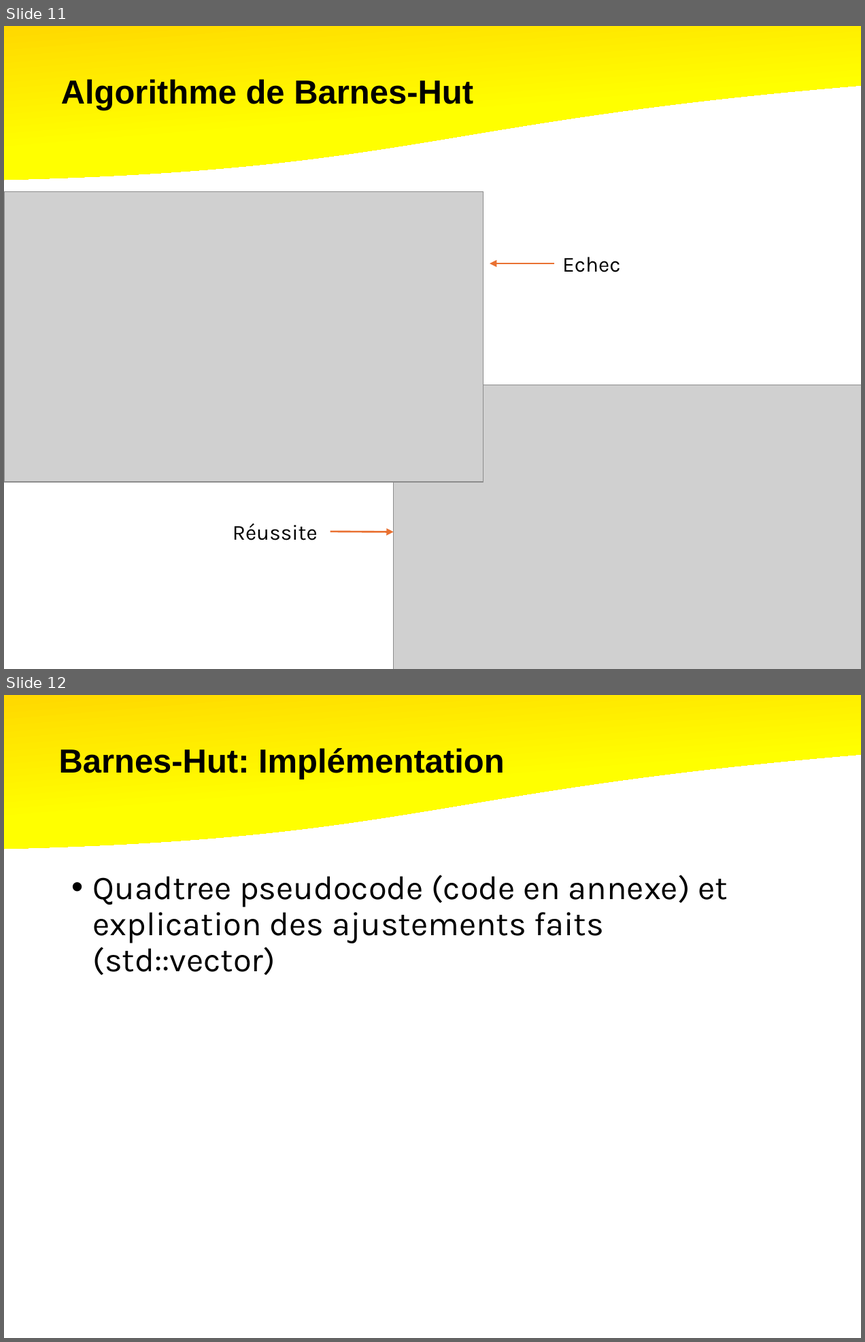
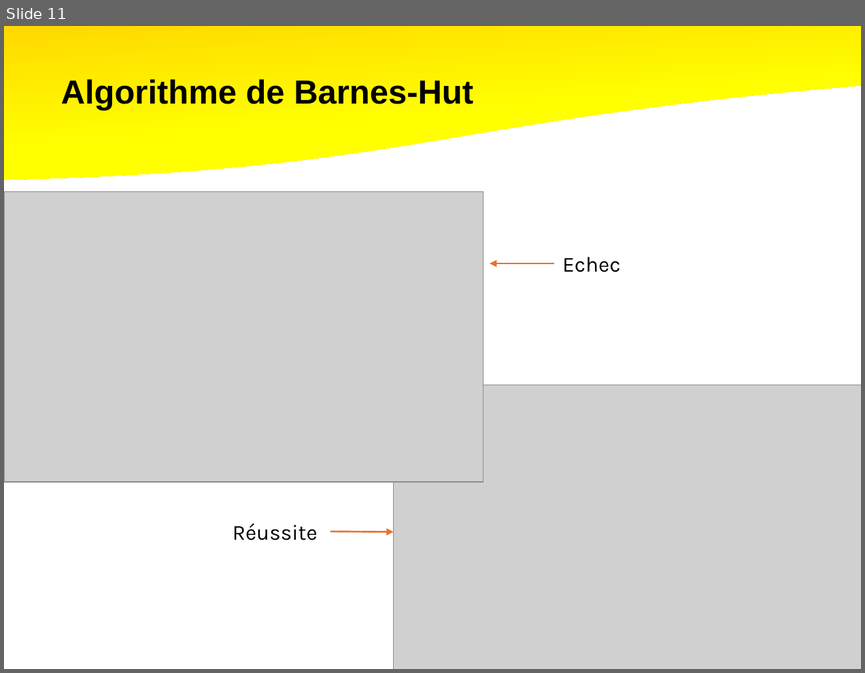
Before and after one commit to rfaucon2/TIPI_Spe, a slide deck: Diapo/TIPE-Spe.pptx. Shown one above the other, each under a label of ours: slides 11 and 12 before the commit, slide 11 after it. The pictures are 865x1342 and 865x673 pixels, drawn with LibreOffice and Linux fonts; fonts in the diff are those of the drawing; grey boxes stand for pictures. Boxes give left, top, right and bottom in pixels: in the first picture for what was removed or moved away, otherwise in the second. Text is boxed around its words. In the diff, an @@ line names an element or a change of style, - is before the commit and + after.

```diff
--- a/Diapo/TIPE-Spe.pptx
+++ b/Diapo/TIPE-Spe.pptx
@@ slide 12 removed at bbox=[4, 695, 861, 1338], background #FFFFFF @@
@@ flow chart document removed at bbox=[4, 695, 861, 861] @@
@@ text removed at bbox=[59, 748, 504, 779] @@
-Barnes-Hut: Implémentation
@@ text removed at bbox=[93, 875, 728, 975] @@
-• Quadtree pseudocode (code en annexe) et explication des ajustements faits (std::vector)
```
Also in this commit, not shown: 3 slides changed, 9 slides added, 3 other slides removed, 8 other files.
